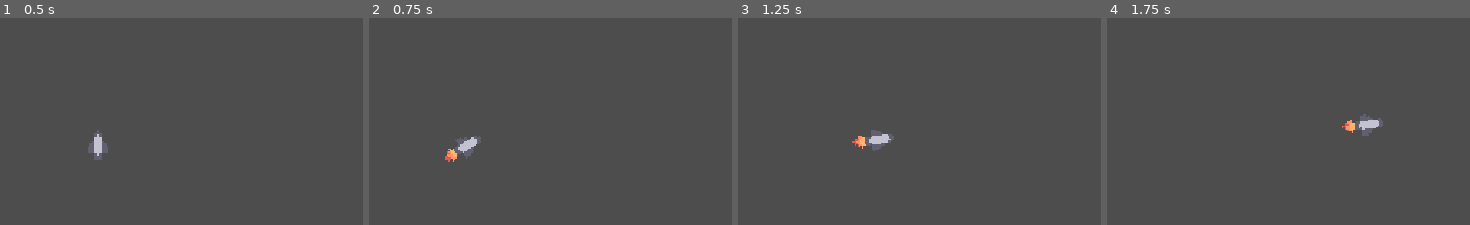
Above: before the commit, frames 1-4 (left to right).
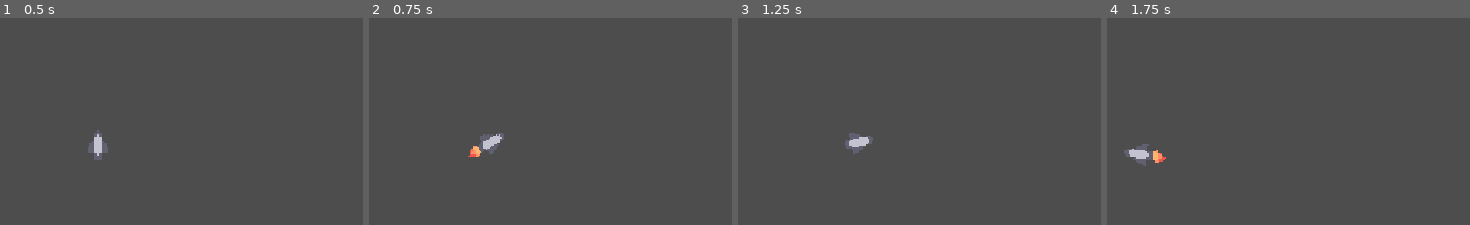
Above: after the commit, the same moments.

Repository: RedNinja17/8bitgamejam2026
Game: Godot game, scene res://scenes/game.tscn
Same seed, same stepped clock (60 frames per second), same inputs: the game is played once before the commit and once after it.
Inputs (mouse positions are in pixels of both pictures, inside the frame that each line leads up to):
- Up to frame 1 (0.5 s): no input
- Up to frame 2 (0.75 s): tap Enter at 0.5 s; move the mouse to (641, 121) at 0.52 s; press the mouse at (641, 121) at 0.53 s
- Up to frame 3 (1.25 s): no input
- Up to frame 4 (1.75 s): move the mouse to (outside the picture) at 1.27 s; release the mouse at (outside the picture) at 1.28 s; click (outside the picture) at 1.35 s

Frame 1 is identical in both runs. In frame 2, 1.2% of the frame differs, in the area x 20-38%, y 55-70%; in frame 3, 0.9%; in frame 4, 1.2%, in the area x 4-77%, y 46-72%.

Commit message:
Revert "Accel and Deaccel for ship"
This reverts commit 6e6bb58e55dd273bf6af5f97b986c823a4afb4f1.

Diff:
--- a/space-game/scenes/game.tscn
+++ b/space-game/scenes/game.tscn
@@ -5,11 +5,11 @@
 
 [node name="Game" type="Node2D" unique_id=445903223]
 
-[node name="Camera2D" type="Camera2D" parent="." unique_id=1094012732]
-position = Vector2(0, -2)
-zoom = Vector2(3, 3)
-process_callback = 0
-
 [node name="Player" parent="." unique_id=1580156048 instance=ExtResource("1_uwrxv")]
 position = Vector2(0, -2)
 script = ExtResource("1_yqjtg")
+
+[node name="Camera2D" type="Camera2D" parent="Player" unique_id=1094012732]
+zoom = Vector2(3, 3)
+process_callback = 0
+position_smoothing_enabled = true
--- a/space-game/scripts/player.gd
+++ b/space-game/scripts/player.gd
@@ -1,9 +1,6 @@
 extends CharacterBody2D
 const MAX_SPEED = 400.0
 const TURN_SPEED = 6.0
-const DECEL_RATE = 300.0
-const ACCEL_DUR = 1.5 #1.5 seconds to reach max speed
-var accel_time = 0.0
 var speed = 0.0
 var target = Vector2.ZERO
 
@@ -19,23 +16,16 @@
 
 	if dist > 3.0:
 		var direction = global_position.direction_to(target)
-		var braking_distance = (speed * speed) / (2.0 * DECEL_RATE)
+		speed = min(speed + MAX_SPEED * (delta * 2.0), MAX_SPEED)
 
-		if dist > braking_distance:
-			accel_time = min(accel_time + delta, ACCEL_DUR)
-			var t = accel_time / ACCEL_DUR
-			speed = MAX_SPEED * (t * t)
-		else:
-			speed = max(speed - DECEL_RATE * delta, 0.0)
-			accel_time = sqrt(speed / MAX_SPEED) * ACCEL_DUR
+		$AnimatedSprite2D.play("moving")
 
 		var step = min(speed * delta, dist)
+
 		velocity = direction * (step / delta)
 		rotation = lerp_angle(rotation, velocity.angle() + PI/2, TURN_SPEED * delta)
-		$AnimatedSprite2D.play("moving")
 		move_and_slide()
 	else:
 		velocity = Vector2.ZERO
 		$AnimatedSprite2D.play("idle")
 		speed = 0.0
-		accel_time = 0.0
